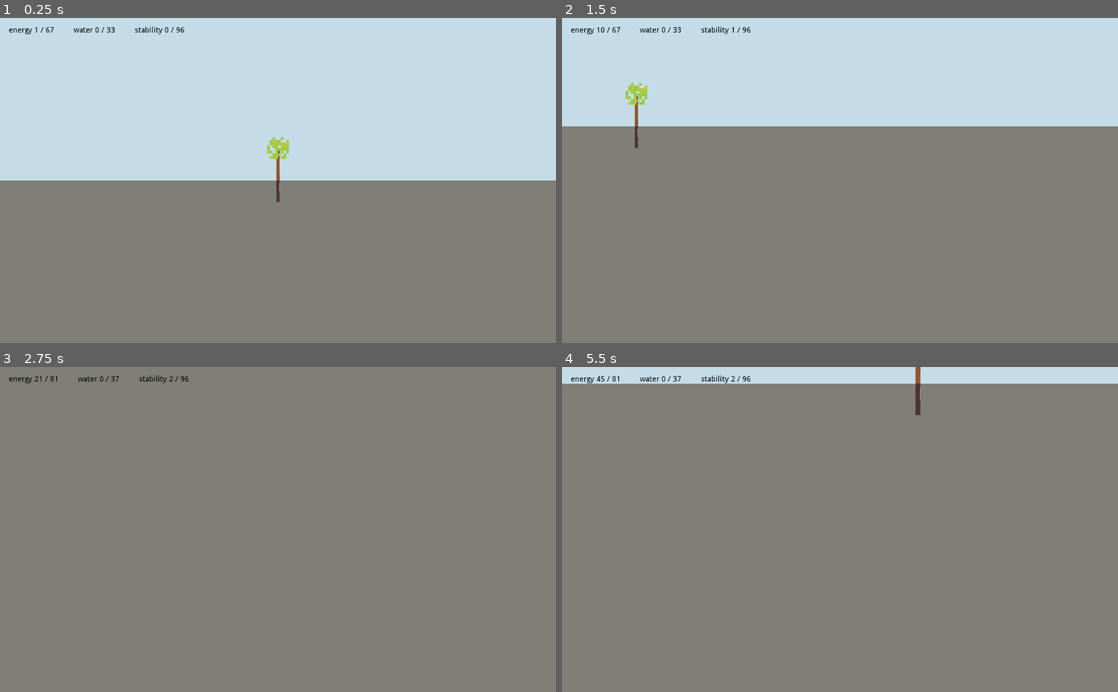
Above: before the commit, frames 1-4 (two rows, left to right).
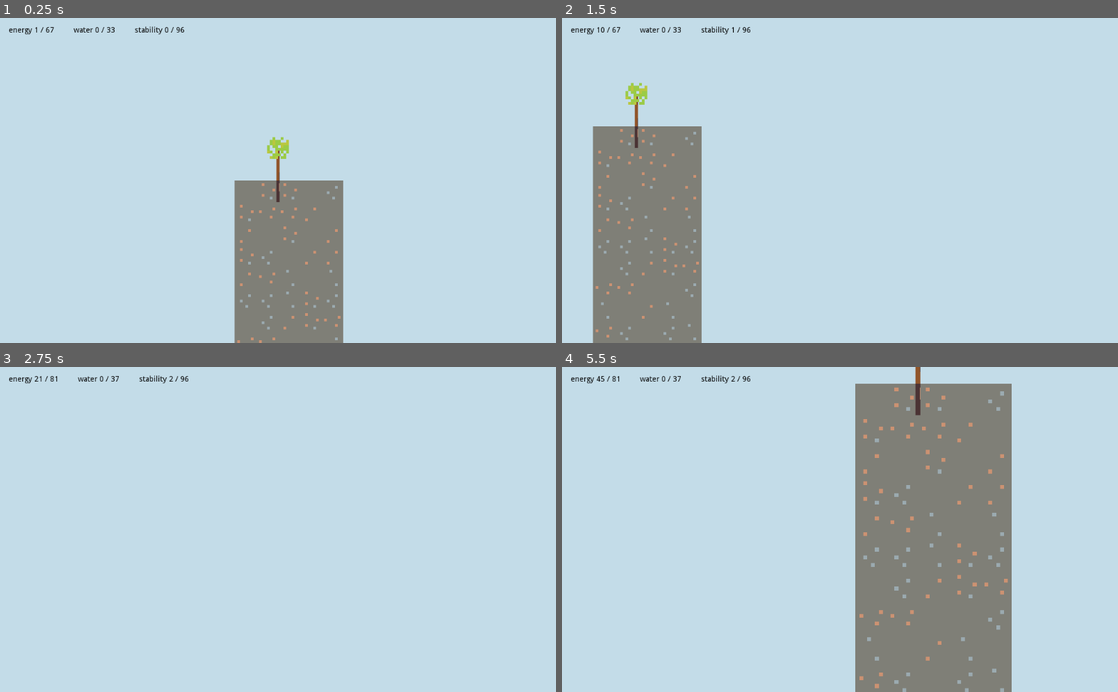
Above: after the commit, the same moments.

Repository: martindzejky/my-little-tree
Game: Godot game, scene res://scenes/main.tscn
Same seed, same stepped clock (60 frames per second), same inputs: the game is played once before the commit and once after it.
Inputs (mouse positions are in pixels of both pictures, inside the frame that each line leads up to):
- Up to frame 1 (0.25 s): no input
- Up to frame 2 (1.5 s): tap Enter at 0.5 s; move the mouse to (840, 164) at 0.52 s; press the mouse at (840, 164) at 0.53 s; hold D (move_right) 0.53-1.28 s; move the mouse to (650, 190) at 1.27 s; release the mouse at (650, 190) at 1.28 s; hold S (move_down) from 1.28 s (still down); click (650, 190) at 1.35 s
- Up to frame 3 (2.75 s): move the mouse to (333, 458) at 2.02 s; release S (move_down) at 2.03 s; press the mouse at (333, 458) at 2.03 s; hold D (move_right) from 2.03 s (still down); tap Mouse wheel up (zoom_in) at 2.1 s
- Up to frame 4 (5.5 s): tap Space at 2.75 s; move the mouse to (812, 594) at 2.77 s; release D (move_right) at 2.78 s; release the mouse at (812, 594) at 2.78 s; hold W (move_up) 2.78-3.53 s; tap Mouse wheel down (zoom_out) at 2.85 s; click (812, 594) at 3.05 s; move the mouse to (1006, 578) at 3.52 s; press the mouse at (1006, 578) at 3.53 s; hold A (move_left) 3.53-5.03 s; move the mouse to (673, 480) at 4.27 s; release the mouse at (673, 480) at 4.28 s; click (673, 480) at 4.35 s; move the mouse to (867, 529) at 5.02 s; press the mouse at (867, 529) at 5.03 s; hold S (move_down) from 5.03 s (still down); tap Mouse wheel up (zoom_in) at 5.1 s

The runs differ from the first frame. In frame 1, 41% of the frame differs, in the area x 0-100%, y 50-100%; in frame 2, 54%; in frame 3, 100%, in the area x 0-100%, y 0-100%; in frame 4, 69%.

Commit message:
implement random tile generation

Diff:
--- a/data/groundTileOptions.tres
+++ b/data/groundTileOptions.tres
@@ -6,7 +6,7 @@
 [sub_resource type="Resource" id=1]
 script = ExtResource( 2 )
 name = ""
-chance = 100
+chance = 2
 
 [sub_resource type="Resource" id=2]
 script = ExtResource( 2 )
--- a/objects/ground.tscn
+++ b/objects/ground.tscn
@@ -9,9 +9,9 @@
 
 [node name="background" type="Sprite" parent="."]
 texture = ExtResource( 1 )
-offset = Vector2( 0, 4000 )
+offset = Vector2( 4, 40 )
 region_enabled = true
-region_rect = Rect2( 0, 0, 20000, 8000 )
+region_rect = Rect2( 0, 0, 40, 80 )
 
 [node name="tiles" type="Node2D" parent="."]
 
@@ -22,3 +22,5 @@
 format = 1
 script = ExtResource( 3 )
 tileOptions = ExtResource( 4 )
+generationStart = Vector2( -2, 0 )
+generationEnd = Vector2( 2, 9 )
--- /dev/null
+++ b/scenes/main.gd
@@ -0,0 +1,4 @@
+extends Node2D
+
+func _init():
+    randomize()
--- a/scenes/main.tscn
+++ b/scenes/main.tscn
@@ -1,11 +1,13 @@
-[gd_scene load_steps=5 format=2]
+[gd_scene load_steps=6 format=2]
 
 [ext_resource path="res://objects/tree.tscn" type="PackedScene" id=1]
 [ext_resource path="res://objects/camera.tscn" type="PackedScene" id=2]
 [ext_resource path="res://objects/ground.tscn" type="PackedScene" id=3]
 [ext_resource path="res://objects/gui.tscn" type="PackedScene" id=4]
+[ext_resource path="res://scenes/main.gd" type="Script" id=5]
 
 [node name="root" type="Node2D"]
+script = ExtResource( 5 )
 
 [node name="gui" parent="." instance=ExtResource( 4 )]
 
--- a/scripts/tiles.gd
+++ b/scripts/tiles.gd
@@ -1,3 +1,36 @@
 extends TileMap
 
 export(Resource) var tileOptions
+
+var tileOptionsSumChance = 0
+
+export(Vector2) var generationStart
+export(Vector2) var generationEnd
+
+func _ready():
+    for option in tileOptions.chances:
+        tileOptionsSumChance += option.chance
+
+    assert(tileOptionsSumChance > 0, 'tile options sum chance is not more than 0, selection logic math will not work')
+
+    # generate tiles
+    for x in range(generationStart.x, generationEnd.x + 1):
+        for y in range(generationStart.y, generationEnd.y + 1):
+            generateTile(x, y)
+
+func generateTile(x: int, y: int):
+    # select a random tile
+    var s = rand_range(0, tileOptionsSumChance)
+    var i = 0
+    var selected
+
+    while s > 0:
+        selected = tileOptions.chances[i].name
+        s -= tileOptions.chances[i].chance
+        i += 1
+
+    if not selected:
+        return
+
+    var tile = tile_set.find_tile_by_name(selected)
+    set_cell(x, y, tile)
